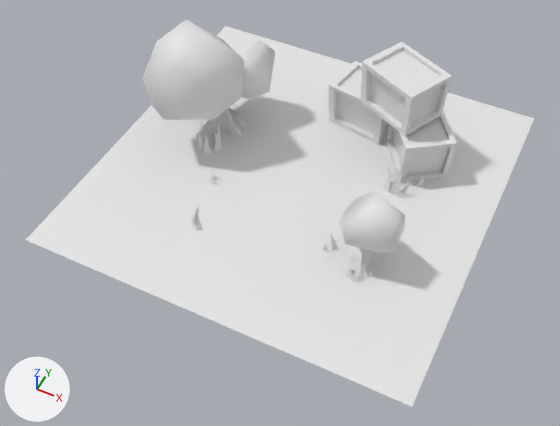
The glTF model assets/model/treasure_scene.glb: old version first, new version second.
One viewpoint serves both versions: a 50 mm camera at (11.0, -26.7, 29.1) aimed at (-0.4, -3.8, 0.5). Arrows for +X, +Y and +Z are at lower left; the lights stay in place. Vertices at the same position are counted once.

Names of what the first picture shows: 'ground'.
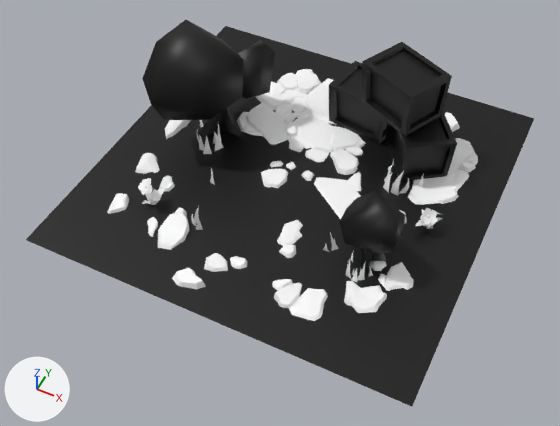
Where the change shows, as pixel boxes (x1, y1, x2, y2) in the pictures (560 x 426 px):
part 1 of me_ground, added: after (107, 69, 478, 321)
part 2 of me_ground, recoloured (white to black): (26, 20, 534, 406) in both

Patch to the scene script:
```diff
--- a/assets/model/treasure_scene.glb.py
+++ b/assets/model/treasure_scene.glb.py
@@ mat_defaultmaterial @@
+mat_defaultmaterial = bpy.data.materials.new('DefaultMaterial')
+mat_defaultmaterial.use_nodes = True; mat_defaultmaterial.node_tree.nodes.clear()
+_N = mat_defaultmaterial.node_tree.nodes; _L = mat_defaultmaterial.node_tree.links
+n0 = _N.new('ShaderNodeOutputMaterial'); n0.name = 'Material Output'
+n1 = _N.new('ShaderNodeBsdfPrincipled'); n1.name = 'Principled BSDF'
+n2 = _N.new('ShaderNodeVertexColor'); n2.name = 'Color Attribute'
+_L.new(n1.outputs[0], n0.inputs[0])  # 'BSDF' to 'Surface'
+_L.new(n2.outputs[0], n1.inputs[0])  # 'Color' to 'Base Color'
@@ me_ground @@
 # used by ob_ground; location = (0.0, 0.0, 0.0)
-me_ground.from_pydata(...)  # 454 vertices, 580 faces; spans x -10.9..9.0, y -10.6..9.4, z 0.0..6.6
+me_ground.from_pydata(...)  # 1978 vertices, 2891 faces; spans x -10.9..9.0, y -10.6..9.4, z -0.1..6.6
+# me_ground part 1: 1524 vertices added at x -9.4..7.3, y -9.6..7.7, z -0.1..1.7
+# me_ground part 2: 580 faces spanning x -10.9..9.0, y -10.6..9.4, z 0.0..6.6 switch from no material to mat_defaultmaterial
```
